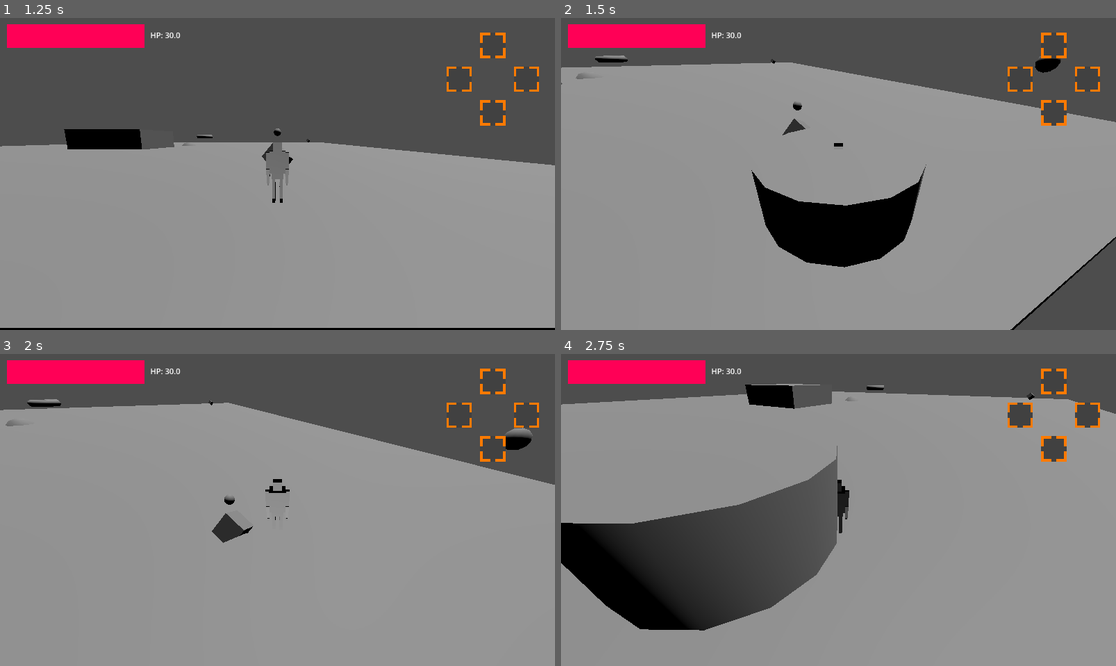
Above: before the commit, frames 1-4 (two rows, left to right).
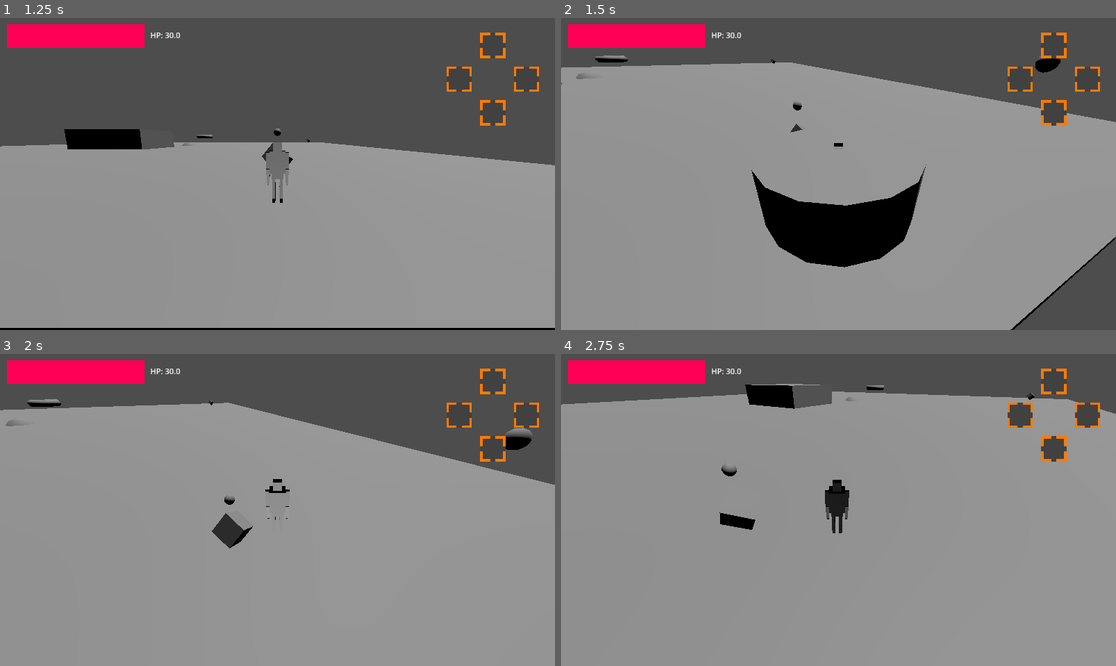
Above: after the commit, the same moments.

Repository: stron1le/MVM28
Game: Godot game, scene res://Scenes/start_screen.tscn
The game is run twice, just before and just after one commit, with the same random seed, the same clock (stepped at 60 frames per second) and the same inputs.
Inputs (mouse positions are in pixels of both pictures, inside the frame that each line leads up to):
- Up to frame 1 (1.25 s): click "New Game" at 0.5 s
- Up to frame 2 (1.5 s): tap Enter at 1.25 s; move the mouse to (866, 174) at 1.27 s; hold W (ForwardAxisNegative) from 1.28 s (still down); click (866, 174) at 1.35 s
- Up to frame 3 (2 s): keep holding W (ForwardAxisNegative); tap Space (Jump) at 1.52 s
- Up to frame 4 (2.75 s): keep holding W (ForwardAxisNegative); move the mouse to (810, 510) at 2.02 s; click (810, 510) at 2.1 s; tap Space (Jump) at 2.27 s

Frame 1 is identical in both runs. In frame 2, less than 0.1% of the frame differs, in the area x 39-45%, y 32-38%; in frame 3, less than 0.1%; in frame 4, 16%, in the area x 0-50%, y 29-89%.

Commit message:
Added minor 'reaction' to save crystal
Save crystal now does a tiny shrink and grow upon hit.

Diff:
--- a/mvm28/Scenes/save_crystal.tscn
+++ b/mvm28/Scenes/save_crystal.tscn
@@ -1,8 +1,13 @@
-[gd_scene load_steps=6 format=3 uid="uid://b16okbm7tst43"]
+[gd_scene load_steps=7 format=3 uid="uid://b16okbm7tst43"]
 
 [ext_resource type="Script" uid="uid://q3qrpv488j1n" path="res://Scripts/save_crystal.gd" id="1_lulg3"]
 [ext_resource type="PackedScene" uid="uid://1k6dthk2bt0o" path="res://Scenes/test_character.tscn" id="2_ri7ci"]
 [ext_resource type="PackedScene" uid="uid://c5iohw4yba8m4" path="res://Scenes/PlayerCamera.tscn" id="3_ght8y"]
+
+[sub_resource type="Curve" id="Curve_dx0k3"]
+_limits = [0.1, 1.0, 0.0, 1.0]
+_data = [Vector2(0, 1), 0.0, 0.0, 0, 0, Vector2(0.5, 0.1), 0.0, 0.0, 0, 0, Vector2(1, 1), 0.0, 0.0, 0, 0]
+point_count = 3
 
 [sub_resource type="CylinderShape3D" id="CylinderShape3D_jl238"]
 radius = 1.8667
@@ -14,6 +19,7 @@
 script = ExtResource("1_lulg3")
 playerCharacter = ExtResource("2_ri7ci")
 camera = ExtResource("3_ght8y")
+growShrinkCurve = SubResource("Curve_dx0k3")
 
 [node name="CSGBox3D" type="CSGBox3D" parent="."]
 transform = Transform3D(0.46455, 0.634244, -0.618003, -0.503145, 0.763331, 0.40518, 0.728724, 0.122718, 0.673722, 0, 1.16753, 0)
--- a/mvm28/Scenes/test_attack.tscn
+++ b/mvm28/Scenes/test_attack.tscn
@@ -18,6 +18,7 @@
 sides = 16
 
 [node name="Timer" type="Timer" parent="."]
+wait_time = 0.2
 one_shot = true
 autostart = true
 
--- a/mvm28/Scripts/save_crystal.gd
+++ b/mvm28/Scripts/save_crystal.gd
@@ -1,9 +1,11 @@
 extends Area3D
 var interacting=false;
+var currentScale=0.5;
+const scaleTime=0.5;
 @export var id=0
 @export var playerCharacter:PackedScene;
 @export var camera:PackedScene;
-
+@export var growShrinkCurve:Curve;
 func _ready():
 	await get_tree().physics_frame
 	if (id==Globals.playerPosition or Globals.playerPosition==-1):
@@ -26,7 +28,11 @@
 		#Globals.playerPosition=id;
 		#print('crystal hit'+str(id));
 		#GlobalSettings.save();
-
+func _physics_process(delta):
+	if (currentScale<scaleTime):
+		currentScale+=delta;
+		print(currentScale);
+		$CSGBox3D.scale=growShrinkCurve.sample(currentScale/scaleTime)*Vector3(1,1,1);
 
 func _on_body_exited(body):
 	if (body.is_in_group("Player")):
@@ -46,4 +52,5 @@
 		Globals.playerPosition=id;
 		print('crystal hit'+str(id));
 		GlobalSettings.save();
+		currentScale=0;
 	pass # Replace with function body.
